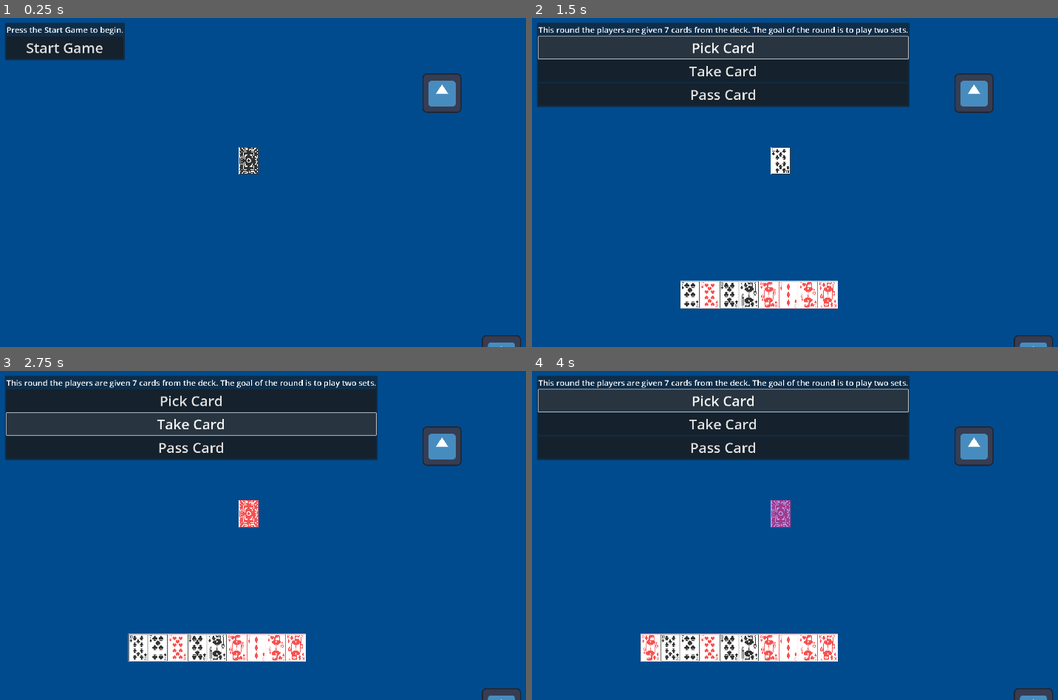
Above: before the commit, frames 1-4 (two rows, left to right).
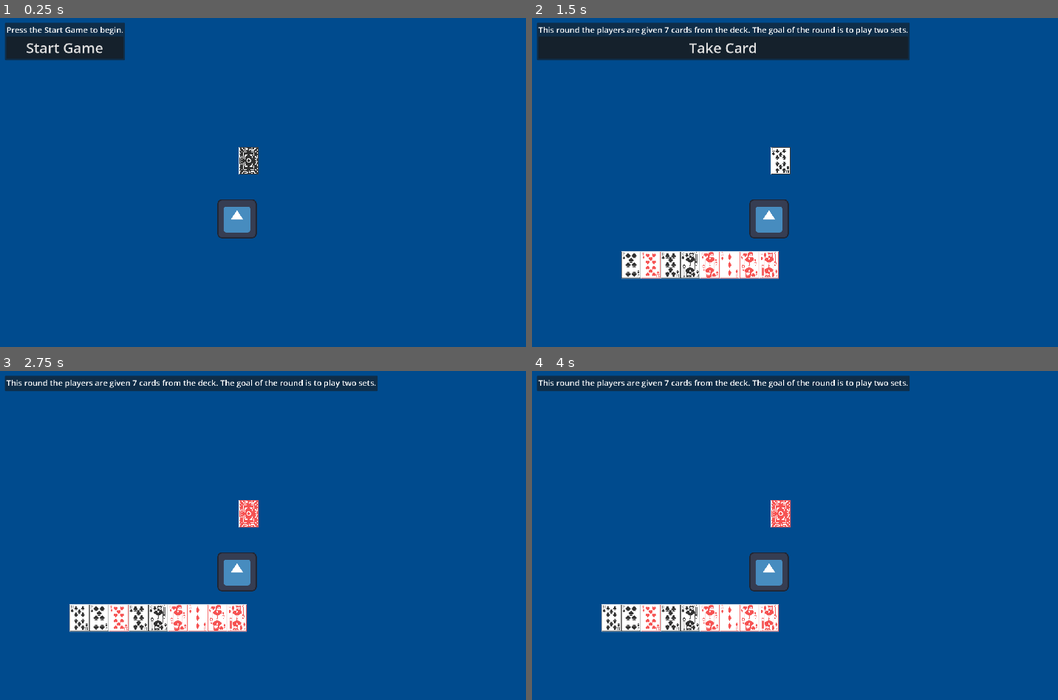
Above: after the commit, the same moments.

Repository: davidzywiec/hot_rum_godot
Game: Godot game, scene res://Scenes/main.tscn
The game is run twice, just before and just after one commit, with the same random seed, the same clock (stepped at 60 frames per second) and the same inputs. The engine's default icon, where the game draws it, is replaced by a stand-in: a white triangle on a blue panel in a dark square.
Inputs (mouse positions are in pixels of both pictures, inside the frame that each line leads up to):
- Up to frame 1 (0.25 s): no input
- Up to frame 2 (1.5 s): click "Start Game" at 0.5 s; click "Pick Card" at 1.25 s
- Up to frame 3 (2.75 s): click "Take Card" at 2 s
- Up to frame 4 (4 s): click (721, 446) at 2.75 s, where only the run before the commit has a clickable "Pass Card"; click (721, 400) at 3.5 s, where only the run before the commit has a clickable "Pick Card"

The runs differ from the first frame. In frame 1, 2.0% of the frame differs, in the area x 41-100%, y 16-100%; in frame 2, 18%; in frame 3, 23%; in frame 4, 24%, in the area x 0-100%, y 5-100%.

Commit message:
Fixed selection code.

Diff:
--- a/Classes/gamePhase.gd
+++ b/Classes/gamePhase.gd
@@ -1,24 +1,18 @@
 class_name GamePhase
  # @brief The GamePhase class is an abstract class that represents a phase of the game.
 
-# There are 4 phases in the game to the player.
-# 1. Player is waiting for their turn
-# 2. Player is choosing to pick up a card from the deck or pick up the top card from the discard pile
-# 3.
-#	A. Player is choosing to place cards down on the table
-# 	B. Player is choosing to discard a card from their hand
-# 4. Player has no cards left. Game Over OR player has ended their turn by discarding.
 
 enum game_phase
-{	Next,
-	Waiting,
-	Choosing,
-	Placing,
-	Discarding
+{	NewGame,
+	NewRound,
+	Playing,
+	Tallying,
+	Pause,
+	GameOver
 };
-var game_phase_labels = ["Next", "Waiting", "Choosing", "Placing", "Discarding"]
-
-var current_phase : game_phase = game_phase.Waiting
+var game_phase_labels = ["New Round", "Playing Round", "Tallying Score", "Paused Game", "Game Over"]
+var round_number = -1
+var current_phase : game_phase = game_phase.NewGame
 #Get the current phase of the game
 func get_phase():
 	return current_phase
@@ -30,18 +24,23 @@
 #Override the phase of the game
 func set_phase(new_phase : game_phase):
 	current_phase = new_phase
+	if new_phase == game_phase.NewRound:
+		round_number+=1
 
 #Go to the next phase of the game
 func next_phase():
 	match current_phase:
-		game_phase.Waiting:
-			current_phase = game_phase.Choosing
-		game_phase.Choosing:
-			current_phase = game_phase.Placing
-		game_phase.Placing:
-			current_phase = game_phase.Discarding
-		game_phase.Discarding:
-			current_phase = game_phase.Waiting
+		game_phase.NewGame:
+			set_phase(game_phase.NewRound)
+		game_phase.NewRound:
+			set_phase(game_phase.Playing)
+		game_phase.Playing:
+			set_phase(game_phase.Tallying)
+		game_phase.Tallying:
+			if round_number == 7:
+				set_phase(game_phase.GameOver)
+			else:
+				set_phase(game_phase.NewRound)
 		_:
 			print("Error: Invalid game phase")
-			current_phase = game_phase.Waiting
+			set_phase(game_phase.Pause)
--- /dev/null
+++ b/Classes/playerPhase.gd
@@ -0,0 +1,20 @@
+class_name playerPhase
+
+enum player_phase
+{	Waiting,
+	Choosing,
+	Placing,
+	Discarding
+};
+var player_phase_labels = ["Waiting", "Choosing", "Placing", "Discarding"]
+var current_phase : player_phase = player_phase.Waiting
+
+func get_phase():
+	return current_phase
+
+#Get the label of the current phase of the game
+func get_phase_label():
+	return player_phase_labels[current_phase]
+
+func set_phase(new_phase : player_phase):
+	current_phase = new_phase
--- a/Scenes/Card/card.tscn
+++ b/Scenes/Card/card.tscn
@@ -1,6 +1,8 @@
-[gd_scene load_steps=2 format=3 uid="uid://tdwxkqtswnnj"]
+[gd_scene load_steps=3 format=3 uid="uid://tdwxkqtswnnj"]
 
 [ext_resource type="Script" path="res://Scenes/Card/card_sprite_controller.gd" id="1_7rjjv"]
+[ext_resource type="Material" uid="uid://ceeou4j5ku5fl" path="res://Shaders/new_shader_material.tres" id="1_xloae"]
 
 [node name="Card2D" type="Sprite2D"]
+material = ExtResource("1_xloae")
 script = ExtResource("1_7rjjv")
--- a/Scenes/Card/card_sprite_controller.gd
+++ b/Scenes/Card/card_sprite_controller.gd
@@ -1 +1,38 @@
 extends Sprite2D
+
+var is_highlighted = false
+
+
+# Called when the node enters the scene tree for the first time.
+func _ready():
+	var sprite = self  # Replace with your sprite node path
+	var material = sprite.material
+	if material is ShaderMaterial:
+		print("Shader is applied. Shader code: ", material.shader.code)
+	else:
+		print("Shader is not applied.")
+
+
+# Called every frame. 'delta' is the elapsed time since the previous frame.
+func _process(delta):
+	pass
+
+func _input(event):
+	if event is InputEventMouseButton and event.pressed:
+		if get_rect().has_point(to_local(event.position)):
+			select_card()
+
+
+func set_shader_param(new_bool : bool):
+	var sprite = self  # Replace with your sprite node path
+	var material = sprite.material
+	material.set_shader_parameter("apply_outline", new_bool)
+
+
+func select_card():
+	set_shader_param(!is_highlighted)
+	is_highlighted = !is_highlighted
+	if is_highlighted:
+		add_to_group("Selected Card")
+	else:
+		remove_from_group("Selected Card")
--- a/Scenes/GameController/game_controller.gd
+++ b/Scenes/GameController/game_controller.gd
@@ -26,6 +26,7 @@
 	game_ui.pick_card_signal.connect(pick_card)
 	game_ui.pass_card_signal.connect(pass_card)
 	game_ui.take_card_signal.connect(take_card)
+	game_ui.discard_card_signal.connect(try_discard)
 
 func start_game():
 	#Display the rules to the user for the round.
@@ -76,7 +77,6 @@
 	#next_player()
 	var material = discard_card.material as ShaderMaterial
 	material.set_shader_parameter("apply_outline", true)
-	print(material.get_shader_parameter("apply_outline"))
 
 
 func take_card():
@@ -85,6 +85,8 @@
 	set_discard_card(null)
 	send_player_card(drawn_card)
 
+func try_discard():
+	print("Discard card")
 
 #Send the player the current card.
 func send_player_card(card :Card):
--- a/Scenes/Player/player.tscn
+++ b/Scenes/Player/player.tscn
@@ -1,18 +1,15 @@
-[gd_scene load_steps=5 format=3 uid="uid://b7sg6lhng64lp"]
+[gd_scene load_steps=4 format=3 uid="uid://b7sg6lhng64lp"]
 
 [ext_resource type="Script" path="res://Scenes/Player/player.gd" id="1_sf5t6"]
 [ext_resource type="Material" uid="uid://ceeou4j5ku5fl" path="res://Shaders/new_shader_material.tres" id="2_mql4r"]
 [ext_resource type="Texture2D" uid="uid://cwbhdpbma8um4" path="res://icon.svg" id="3_hltib"]
-[ext_resource type="Script" path="res://Scenes/test.gd" id="4_vl826"]
 
 [node name="Player" type="Node2D" groups=["Player"]]
 script = ExtResource("1_sf5t6")
 
 [node name="CardArea" type="Node2D" parent="."]
-position = Vector2(29, 505)
+position = Vector2(0, 150)
 
 [node name="Icon" type="Sprite2D" parent="."]
 material = ExtResource("2_mql4r")
-position = Vector2(697, 700)
 texture = ExtResource("3_hltib")
-script = ExtResource("4_vl826")
--- a/Scenes/UIController/ui_controller.gd
+++ b/Scenes/UIController/ui_controller.gd
@@ -5,6 +5,7 @@
 @onready var pick_button: Button = $MarginContainer/PanelContainer/MarginContainer/VBoxContainer2/VBoxContainer/ButtonContainer/PickCard
 @onready var pass_button: Button = $MarginContainer/PanelContainer/MarginContainer/VBoxContainer2/VBoxContainer/ButtonContainer/PassCard
 @onready var take_button: Button = $MarginContainer/PanelContainer/MarginContainer/VBoxContainer2/VBoxContainer/ButtonContainer/TakeCard
+@onready var discard_button: Button = $MarginContainer/PanelContainer/MarginContainer/VBoxContainer2/VBoxContainer/ButtonContainer/DiscardCard
 @onready var btn_container: VBoxContainer = $MarginContainer/PanelContainer/MarginContainer/VBoxContainer2/VBoxContainer/ButtonContainer
 
 
@@ -12,12 +13,14 @@
 signal pick_card_signal
 signal pass_card_signal
 signal take_card_signal
+signal discard_card_signal
 
 func _ready():
 	start_button.pressed.connect(start_game)
 	pick_button.pressed.connect(pick_card)
 	pass_button.pressed.connect(pass_card)
 	take_button.pressed.connect(take_card)
+	discard_button.pressed.connect(discard_card)
 
 
 # Called when the node enters the scene tree for the first time.
@@ -33,12 +36,12 @@
 	start_button.disabled = true
 	start_button.visible = false
 	pick_button.visible = true
-	pass_button.visible = true
 	take_button.visible = true
 
 
 func pick_card():
 	emit_signal("pick_card_signal")
+	pick_button.visible = false
 
 
 func pass_card():
@@ -47,6 +50,11 @@
 
 func take_card():
 	emit_signal("take_card_signal")
+	take_button.visible = false
+
+
+func discard_card():
+	emit_signal("discard_card_signal")
 
 
 func hide_buttons():
--- a/Scenes/UIController/ui_controller.tscn
+++ b/Scenes/UIController/ui_controller.tscn
@@ -69,3 +69,8 @@
 visible = false
 layout_mode = 2
 text = "Pass Card"
+
+[node name="DiscardCard" type="Button" parent="MarginContainer/PanelContainer/MarginContainer/VBoxContainer2/VBoxContainer/ButtonContainer"]
+visible = false
+layout_mode = 2
+text = "Discard"
--- a/Scenes/main.tscn
+++ b/Scenes/main.tscn
@@ -20,11 +20,12 @@
 default_card = ExtResource("3_thi2y")
 
 [node name="Player" parent="." instance=ExtResource("2_4cx05")]
-position = Vector2(931, 395)
+position = Vector2(769, 653)
 is_player = true
 
 [node name="Player2" parent="." instance=ExtResource("2_4cx05")]
-position = Vector2(738, -456)
+visible = false
+position = Vector2(1168, 163)
 
 [node name="Deck Area" type="Node2D" parent="." groups=["Deck Area"]]
 position = Vector2(807, 464)
--- a/Scenes/test.gd
+++ /dev/null
@@ -1,37 +0,0 @@
-extends Sprite2D
-
-
-var is_highlighted = false
-
-
-# Called when the node enters the scene tree for the first time.
-func _ready():
-	var sprite = self  # Replace with your sprite node path
-	var material = sprite.material
-	if material is ShaderMaterial:
-		print("Shader is applied. Shader code: ", material.shader.code)
-	else:
-		print("Shader is not applied.")
-
-
-# Called every frame. 'delta' is the elapsed time since the previous frame.
-func _process(delta):
-	pass
-
-func _input(event):
-	if event is InputEventMouseButton and event.pressed:
-		var size = self.texture.get_size()
-		var rect = Rect2(global_position - size / 2, size)
-		print(rect)
-		print(event.global_position)
-		if rect.has_point(event.global_position):
-			set_shader_param(!is_highlighted)
-			is_highlighted = !is_highlighted
-
-
-func set_shader_param(new_bool : bool):
-	print(new_bool)
-	var sprite = self  # Replace with your sprite node path
-	var material = sprite.material
-	material.set_shader_parameter("apply_outline", new_bool)
-	print(material.get_shader_parameter("apply_outline"))
